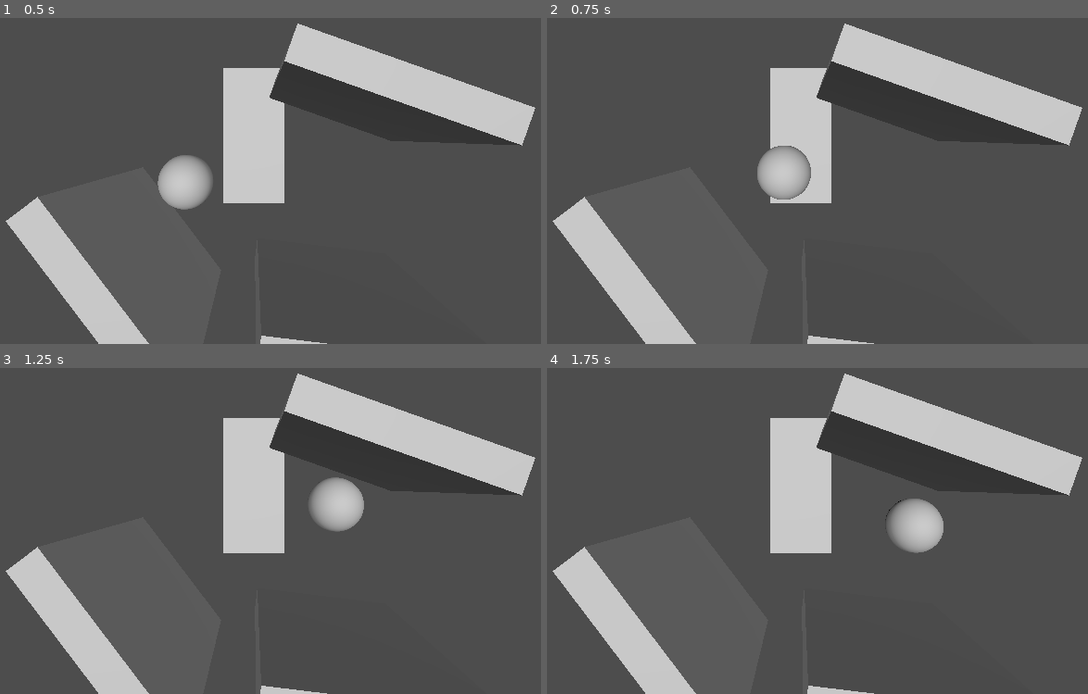
Above: before the commit, frames 1-4 (two rows, left to right).
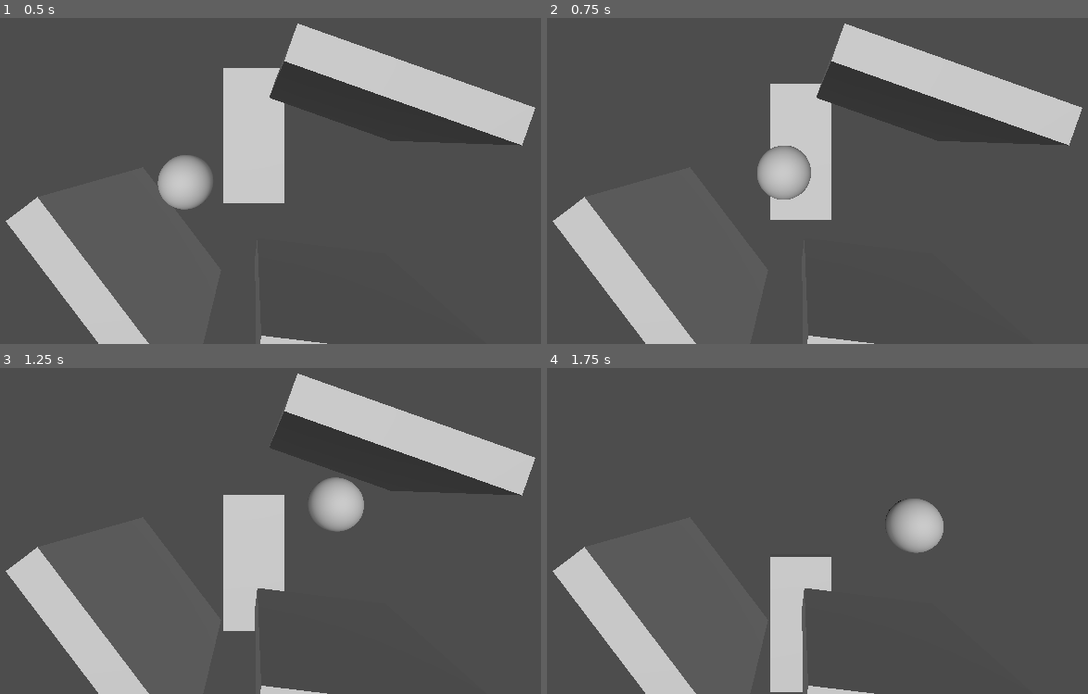
Above: after the commit, the same moments.

Repository: Hertog-lab/GameJamReflection
Game: Godot game, scene res://GameplayScenes/LukeTestNode.tscn
Two runs of this game, one before a commit and one after it. Both use one fixed random seed, a clock stepped at 60 frames per second and the inputs below. Before the commit the project has no main scene; this scene is started directly in both runs.
Inputs:
- Up to frame 1 (0.5 s): no input
- Up to frame 2 (0.75 s): tap O (OpenDoor, bound only after the commit) at 0.6 s
- Up to frame 3 (1.25 s): no input
- Up to frame 4 (1.75 s): tap Space (Shoot) at 1.35 s; tap O (OpenDoor, bound only after the commit) at 1.55 s

Frame 1 is identical in both runs. In frame 2, 1.1% of the frame differs, in the area x 41-53%, y 15-62%; in frame 3, 4.5%; in frame 4, 16%, in the area x 41-99%, y 1-100%.

Commit message:
bullet problem fixed

Diff:
--- a/GameplayScenes/LukeTestNode.tscn
+++ b/GameplayScenes/LukeTestNode.tscn
@@ -1,6 +1,6 @@
 [gd_scene load_steps=10 format=3 uid="uid://dar4sf7oquqsw"]
 
-[ext_resource type="Script" path="res://BulletBounce.gd" id="1_ekttq"]
+[ext_resource type="Script" path="res://Scripts/BulletBounce.gd" id="1_j61or"]
 [ext_resource type="Script" path="res://DoorScript.gd" id="2_18n3q"]
 
 [sub_resource type="BoxShape3D" id="BoxShape3D_4mdqt"]
@@ -64,7 +64,7 @@
 gravity_scale = 0.0
 contact_monitor = true
 linear_velocity = Vector3(0, -3, 0)
-script = ExtResource("1_ekttq")
+script = ExtResource("1_j61or")
 
 [node name="CollisionShape3D" type="CollisionShape3D" parent="Bullet"]
 transform = Transform3D(0.5, 0, 0, 0, 0.5, 0, 0, 0, 0.5, 0, 0, 0)
--- a/project.godot
+++ b/project.godot
@@ -11,6 +11,7 @@
 [application]
 
 config/name="Game Jam Reflection"
+run/main_scene="res://GameplayScenes/LukeTestNode.tscn"
 config/features=PackedStringArray("4.1", "GL Compatibility")
 config/icon="res://icon.svg"
 
@@ -20,6 +21,11 @@
 
 [input]
 
+OpenDoor={
+"deadzone": 0.5,
+"events": [Object(InputEventKey,"resource_local_to_scene":false,"resource_name":"","device":-1,"window_id":0,"alt_pressed":false,"shift_pressed":false,"ctrl_pressed":false,"meta_pressed":false,"pressed":false,"keycode":0,"physical_keycode":79,"key_label":0,"unicode":111,"echo":false,"script":null)
+]
+}
 Shoot={
 "deadzone": 0.5,
 "events": [Object(InputEventKey,"resource_local_to_scene":false,"resource_name":"","device":0,"window_id":0,"alt_pressed":false,"shift_pressed":false,"ctrl_pressed":false,"meta_pressed":false,"pressed":false,"keycode":0,"physical_keycode":32,"key_label":0,"unicode":0,"echo":false,"script":null)
